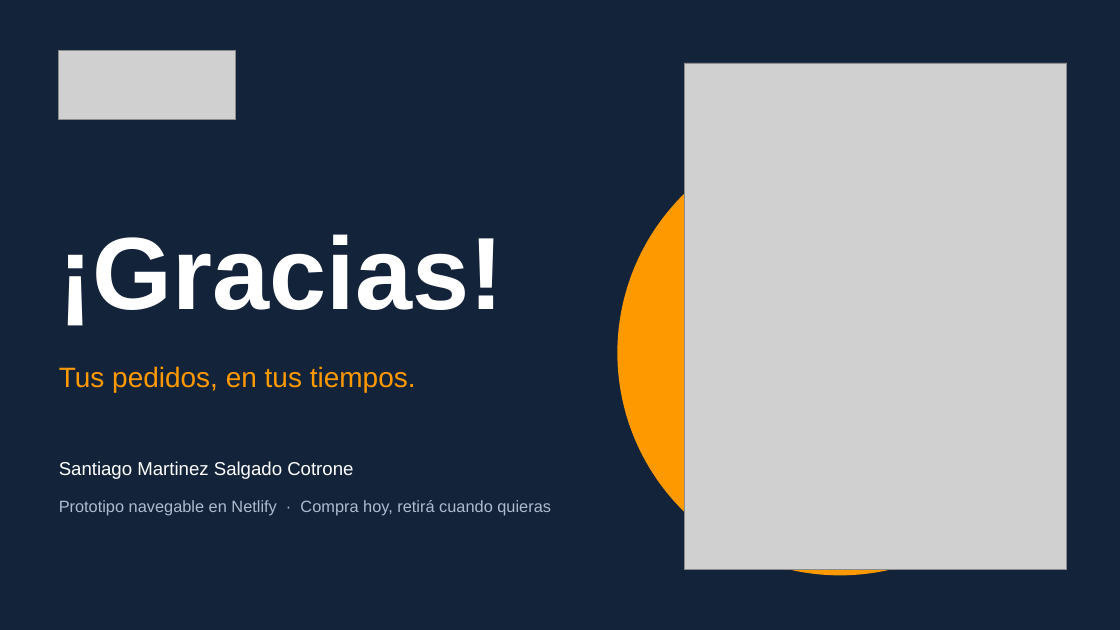
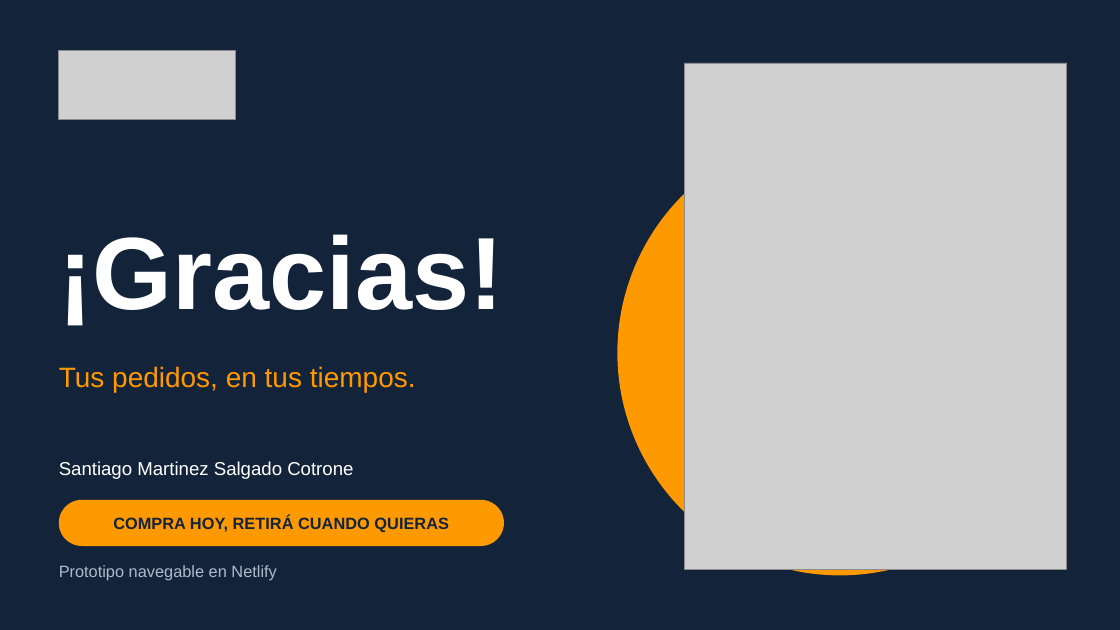
Before and after one commit to ramasalgado/Amazon-Proyecto, a slide deck: slide 13 of presentacion/Amazon-Hub-Locker-presentacion.pptx. Drawn at 1120x630 pixels with LibreOffice and Linux fonts; fonts in the diff are those of the drawing; grey boxes stand for pictures. Boxes give left, top, right and bottom in pixels: in the first picture for what was removed or moved away, otherwise in the second. Text is boxed around its words. In the diff, an @@ line names an element or a change of style, - is before the commit and + after.

```diff
--- a/presentacion/Amazon-Hub-Locker-presentacion.pptx
+++ b/presentacion/Amazon-Hub-Locker-presentacion.pptx
@@ rounded rectangle added at (x1=59, y1=500, x2=504, y2=546), fill #FF9900 @@
@@ text at (x1=113, y1=516, x2=448, y2=533): text changed; text colour #AEBBCF to #13233A; bold on @@
-Prototipo navegable en Netlify · Compra hoy, retirá cuando quieras
+COMPRA HOY, RETIRÁ CUANDO QUIERAS
@@ text added at (x1=59, y1=565, x2=276, y2=581), 14 pt, text #AEBBCF @@
+Prototipo navegable en Netlify
```
Also in this commit, not shown: 11 other slides changed, 1 other file.
